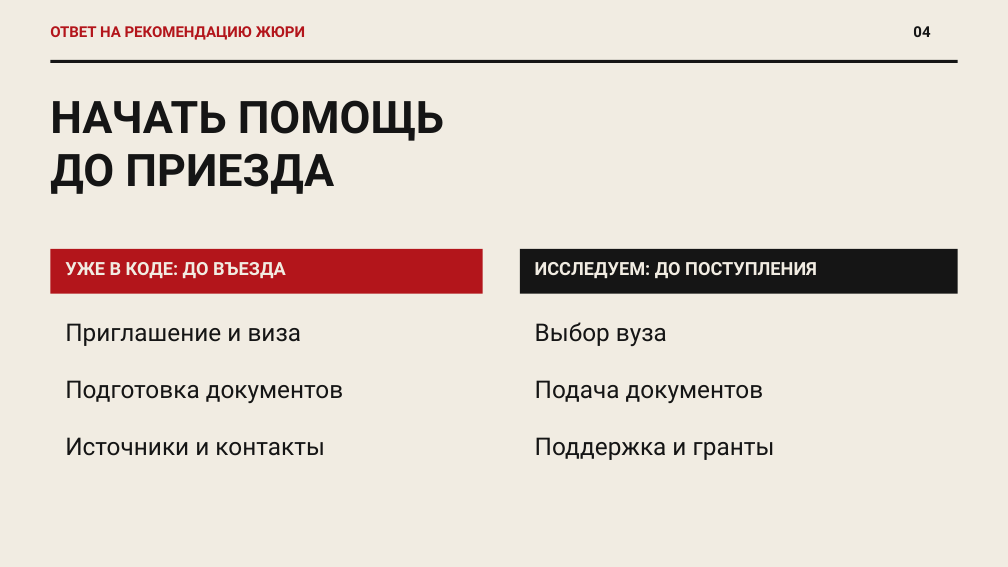
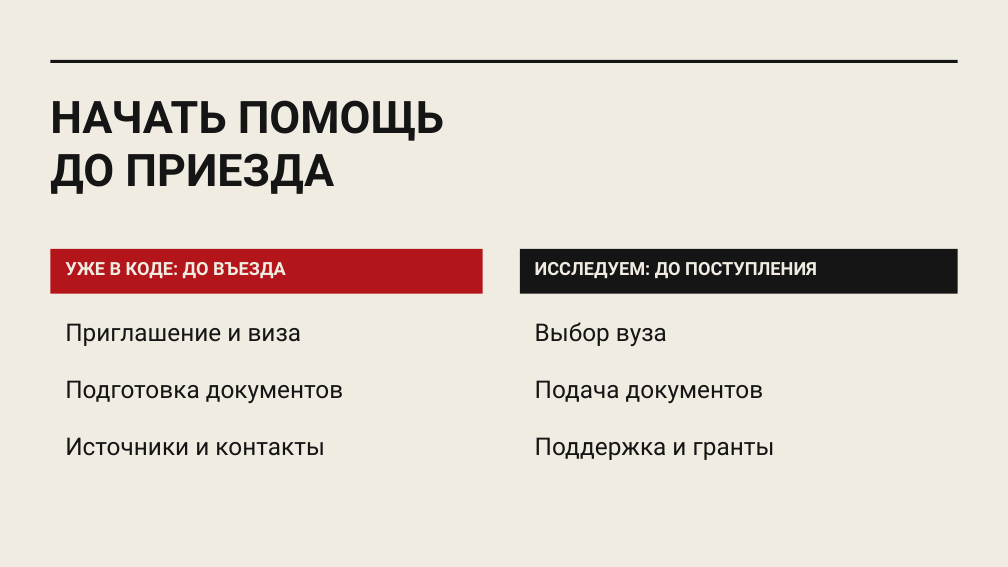
Before and after one commit to Ivana-banana/MAX, a slide deck: slide 5 of docs/presentation/draft-2026-10-24/first-90-days-product-style.pptx. Drawn at 1008x567 pixels with LibreOffice and Linux fonts; fonts in the diff are those of the drawing. Boxes give left, top, right and bottom in pixels: in the first picture for what was removed or moved away, otherwise in the second. Text is boxed around its words. In the diff, an @@ line names an element or a change of style, - is before the commit and + after.

```diff
--- a/docs/presentation/draft-2026-10-24/first-90-days-product-style.pptx
+++ b/docs/presentation/draft-2026-10-24/first-90-days-product-style.pptx
@@ text removed at box(50, 26, 305, 40) @@
-ОТВЕТ НА РЕКОМЕНДАЦИЮ ЖЮРИ
@@ text removed at box(913, 26, 930, 37) @@
-04
```
Also in this commit, not shown: 13 other slides changed, 4 other files.
